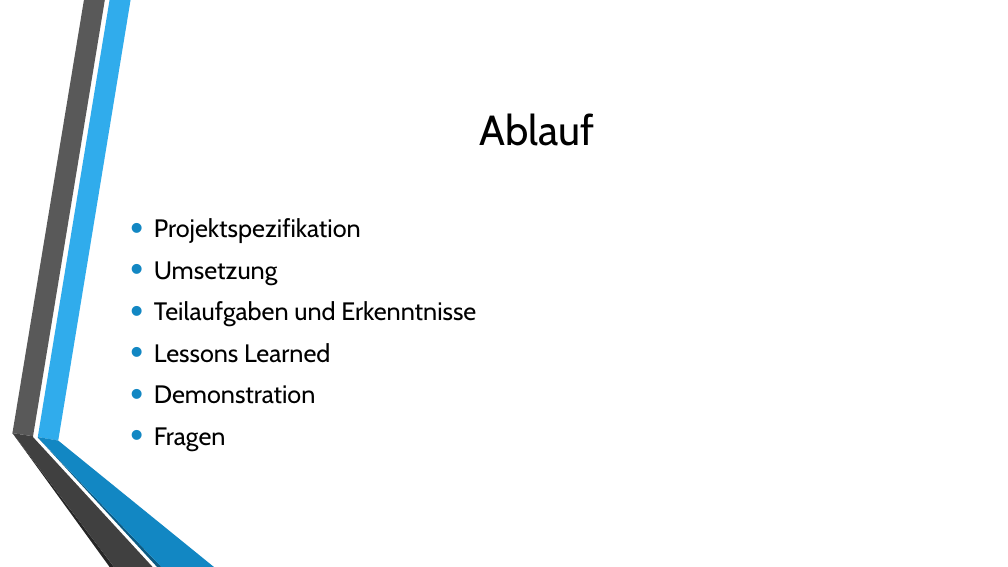
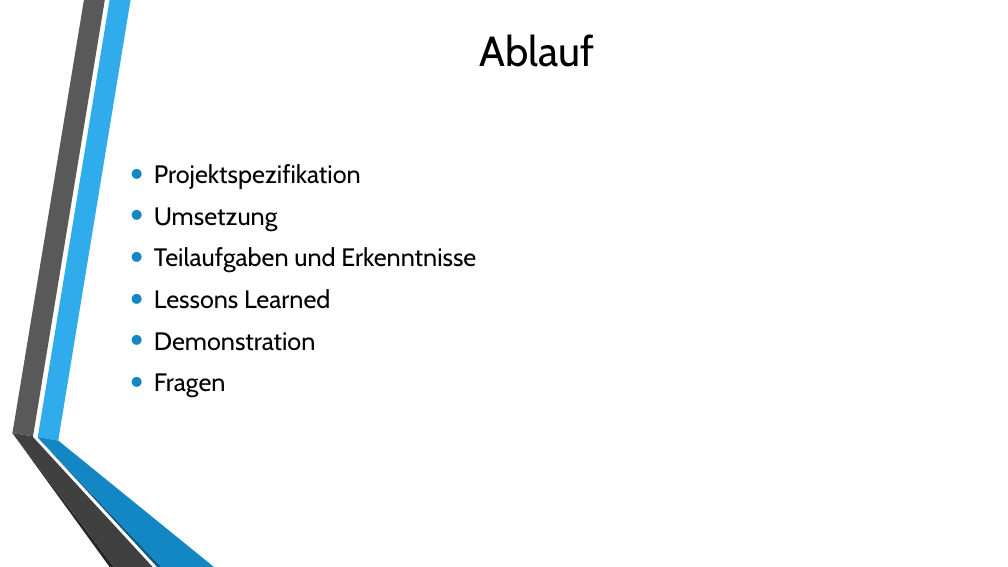
Before and after one commit to AlexFireBirds/CAS-Embedded-System-2018---Object-Tracking, a slide deck: slide 2 of 00_Dokumentation/Präsentation.pptx. Drawn at 1008x567 pixels with LibreOffice and Linux fonts; fonts in the diff are those of the drawing; background and template pictures are left out. Boxes give left, top, right and bottom in pixels: in the first picture for what was removed or moved away, otherwise in the second. Text is boxed around its words. In the diff, an @@ line names an element or a change of style, - is before the commit and + after.

```diff
--- a/00_Dokumentation/Präsentation.pptx
+++ b/00_Dokumentation/Präsentation.pptx
@@ title "Ablauf" moved from (x1=479, y1=113, x2=594, y2=146) to (x1=479, y1=34, x2=594, y2=67) @@
@@ text "Projektspezifikation" moved from (x1=154, y1=218, x2=476, y2=451) to (x1=154, y1=164, x2=476, y2=397) @@
```
Also in this commit, not shown: 16 other slides changed, 1 other file.
